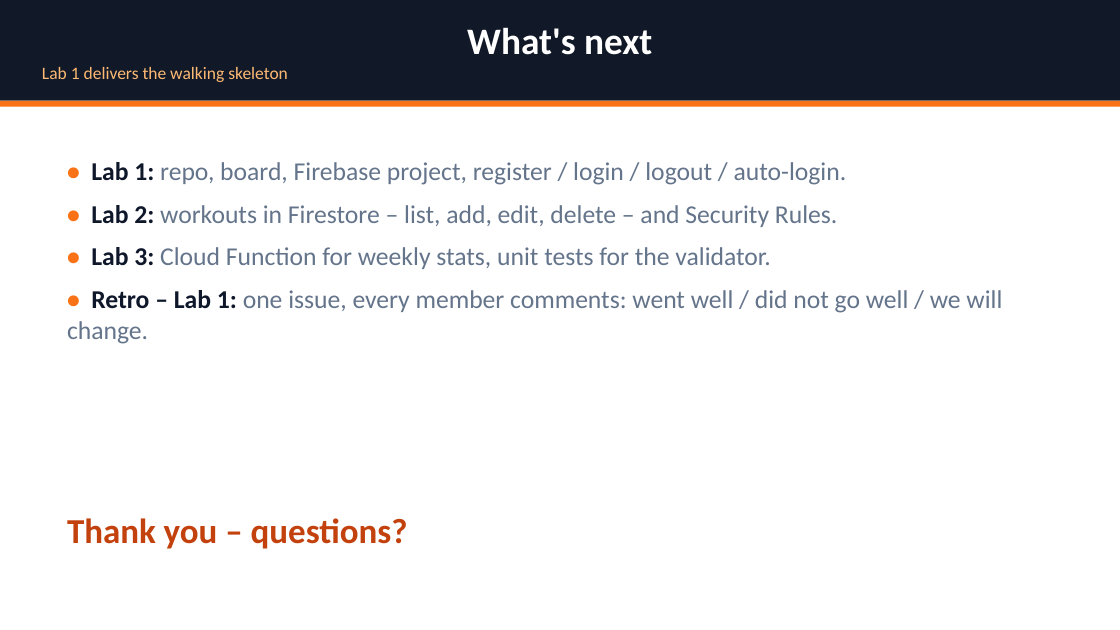
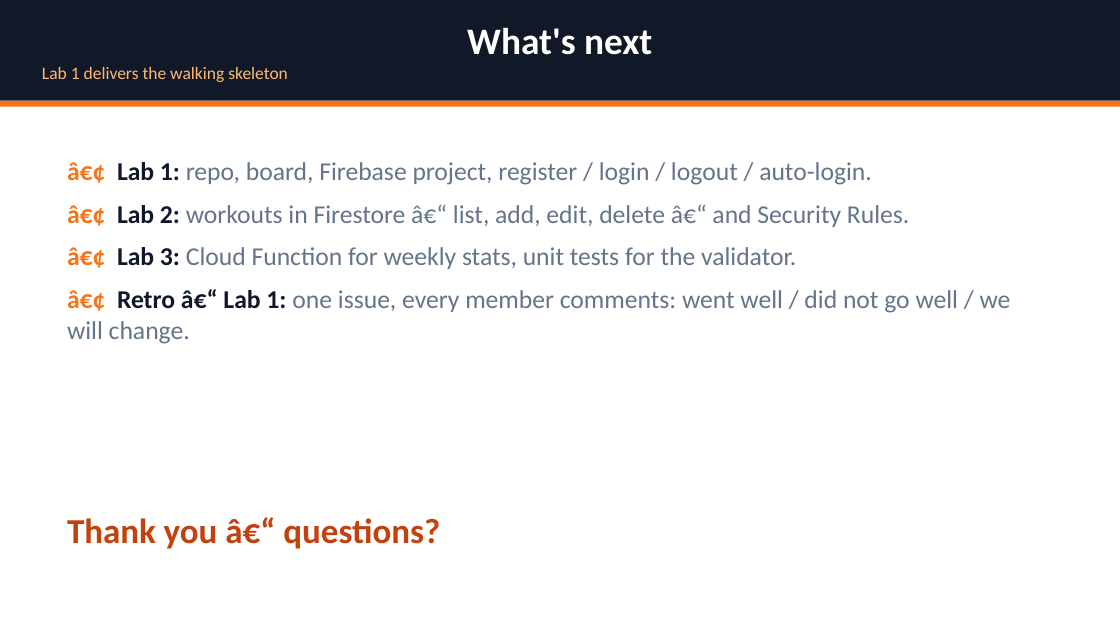
Before and after one commit to Ozodiy/gymbuddy-app, a slide deck: slide 13 of docs/presentation/GymBuddy_Lab1_Presentation.pptx (slide 15 before the commit). Drawn at 1120x630 pixels with LibreOffice and Linux fonts; fonts in the diff are those of the drawing. Boxes give left, top, right and bottom in pixels: in the first picture for what was removed or moved away, otherwise in the second. Text is boxed around its words. In the diff, an @@ line names an element or a change of style, - is before the commit and + after.

```diff
--- a/docs/presentation/GymBuddy_Lab1_Presentation.pptx
+++ b/docs/presentation/GymBuddy_Lab1_Presentation.pptx
@@ text at bbox=[67, 162, 1011, 344]: text changed @@
-• Lab 1: repo, board, Firebase project, register / login / logout / auto-login.
-• Lab 2: workouts in Firestore – list, add, edit, delete – and Security Rules.
-• Lab 3: Cloud Function for weekly stats, unit tests for the validator.
-• Retro – Lab 1: one issue, every member comments: went well / did not go well / we will change.
+â€¢ Lab 1: repo, board, Firebase project, register / login / logout / auto-login.
+â€¢ Lab 2: workouts in Firestore â€“ list, add, edit, delete â€“ and Security Rules.
+â€¢ Lab 3: Cloud Function for weekly stats, unit tests for the validator.
+â€¢ Retro â€“ Lab 1: one issue, every member comments: went well / did not go well / we will change.
@@ text at bbox=[67, 517, 440, 549]: text changed @@
-Thank you – questions?
+Thank you â€“ questions?
```
Also in this commit, not shown: 12 other slides changed, 2 slides removed, 7 other files.
